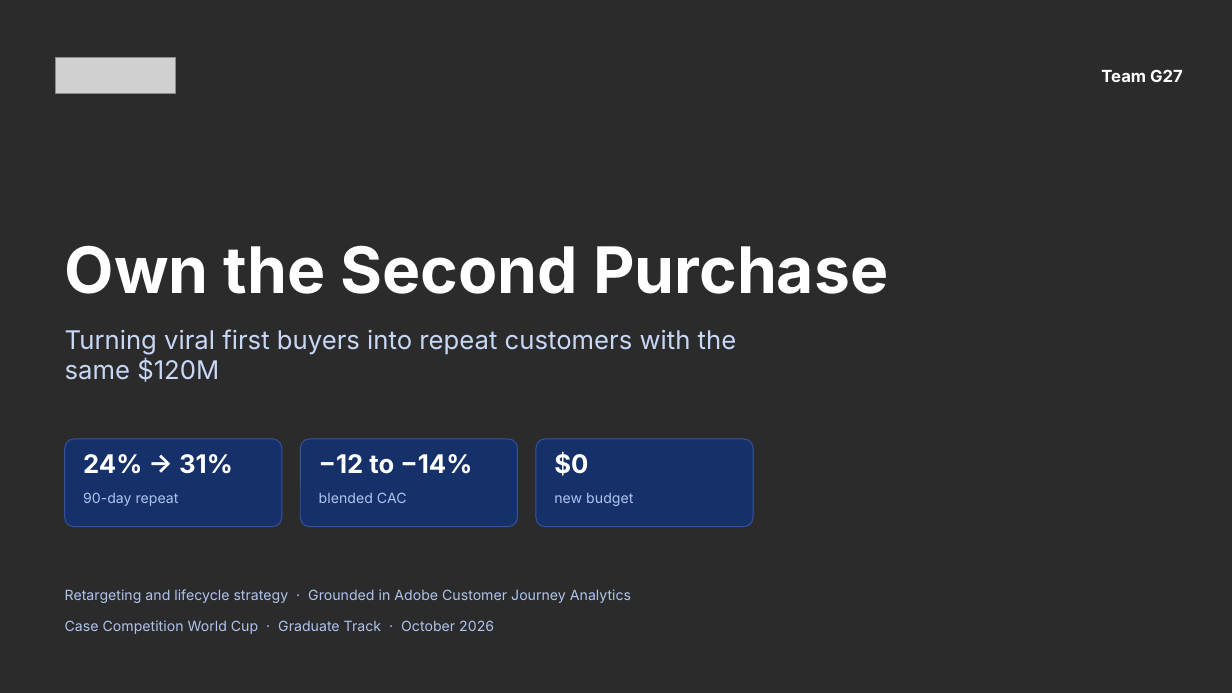
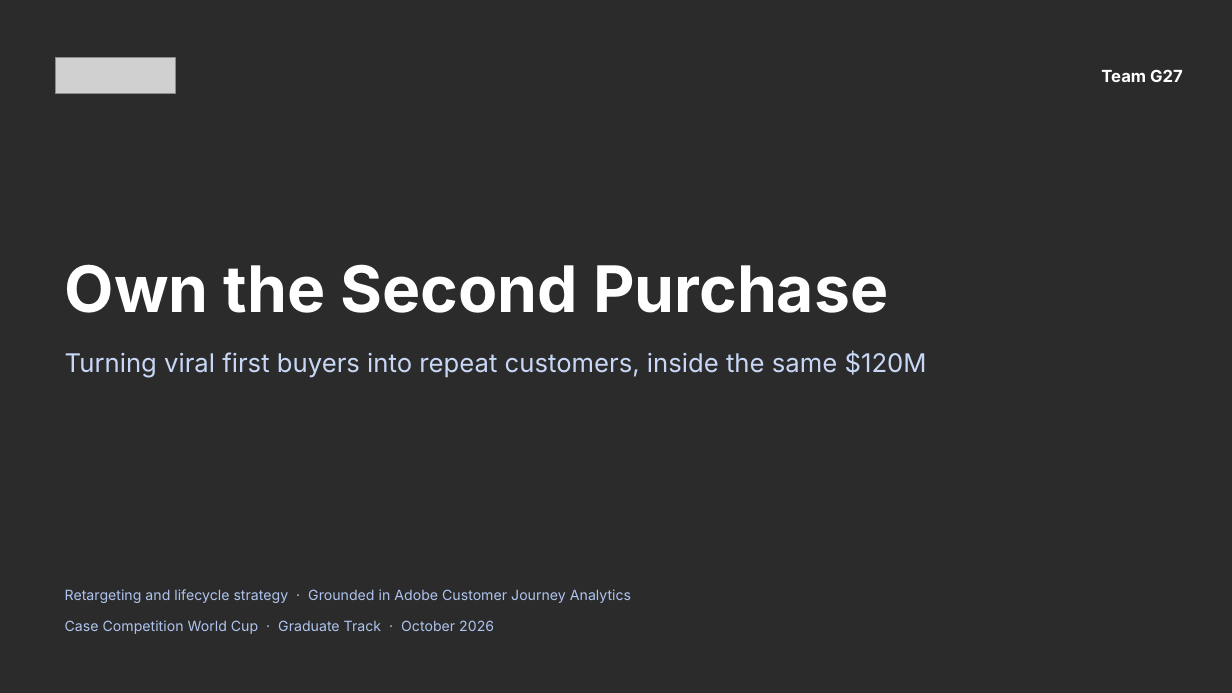
Before and after one commit to ANNYM25/Quince, a slide deck: slide 1 of deck/Team G27.pptx. Drawn at 1232x693 pixels with LibreOffice and Linux fonts; fonts in the diff are those of the drawing; grey boxes stand for pictures; background and template pictures are left out; a plain dark background stands for a picture behind light text. Boxes give left, top, right and bottom in pixels: in the first picture for what was removed or moved away, otherwise in the second. Text is boxed around its words. In the diff, an @@ line names an element or a change of style, - is before the commit and + after.

```diff
--- a/deck/Team G27.pptx
+++ b/deck/Team G27.pptx
@@ text "Own the Second Purchase": place and size @@
-text "Own the Second Purchase" at [65, 245, 888, 294]
+text "Own the Second Purchase" at [65, 264, 888, 313]
@@ text at [65, 350, 927, 377]: text changed @@
-Turning viral first buyers into repeat customers with the same $120M
+Turning viral first buyers into repeat customers, inside the same $120M
@@ rounded rectangle removed at [65, 439, 282, 527] @@
@@ rounded rectangle removed at [300, 439, 518, 527] @@
@@ rounded rectangle removed at [536, 439, 753, 527] @@
@@ text removed at [83, 454, 233, 474] @@
-24% → 31%
@@ text removed at [319, 454, 472, 474] @@
-−12 to −14%
@@ text removed at [554, 452, 588, 476] @@
-$0
@@ text removed at [83, 492, 179, 506] @@
-90-day repeat
@@ text removed at [319, 492, 407, 503] @@
-blended CAC
@@ text removed at [554, 493, 633, 506] @@
-new budget
```
Also in this commit, not shown: 13 other slides changed, 13 slides added, 12 slides removed, 3 other files.
